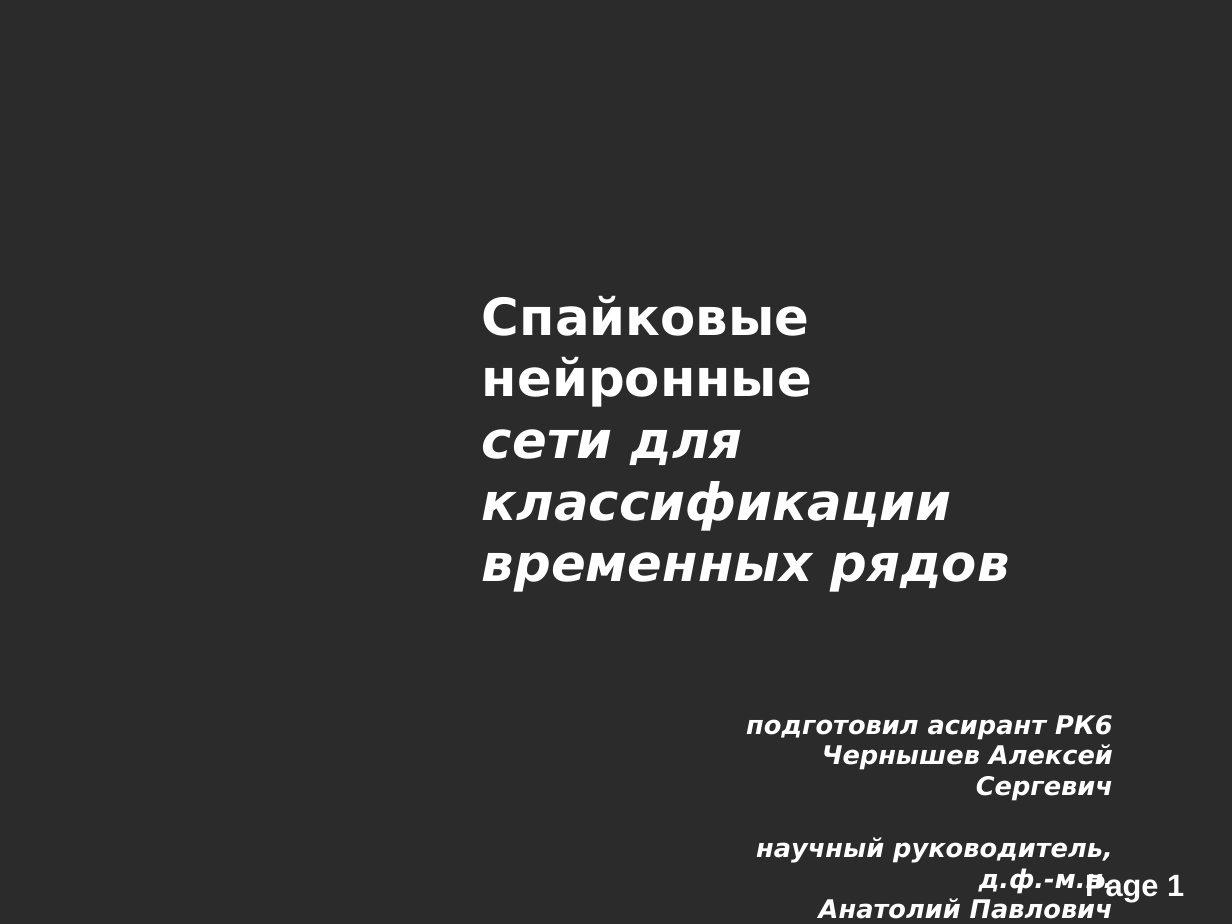
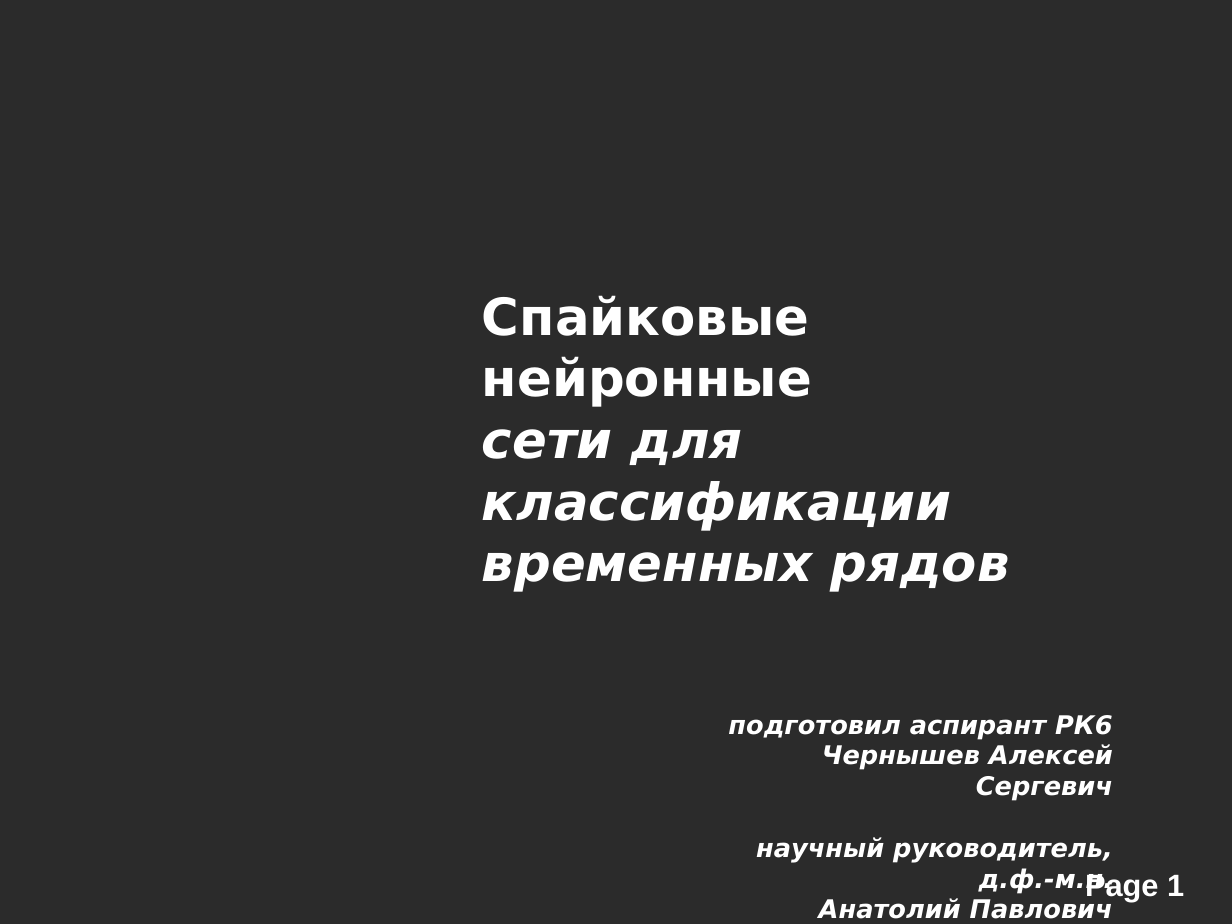
Before and after one commit to alexeyche/alexeyche-junk, a slide deck: slide 1 of cns/doc/conf.ppt. Drawn at 1232x924 pixels with LibreOffice and Linux fonts; fonts in the diff are those of the drawing; background and template pictures are left out; a plain dark background stands for a picture behind light text. Boxes give left, top, right and bottom in pixels: in the first picture for what was removed or moved away, otherwise in the second. Text is boxed around its words. In the diff, an @@ line names an element or a change of style, - is before the commit and + after.

```diff
--- a/cns/doc/conf.ppt
+++ b/cns/doc/conf.ppt
@@ text at (728, 715, 1113, 739): text changed @@
-подготовил асирант РК6
+подготовил аспирант РК6
```
Also in this commit, not shown: 3 other slides changed, 7 slides added, 3 slides removed, 2 other files.
